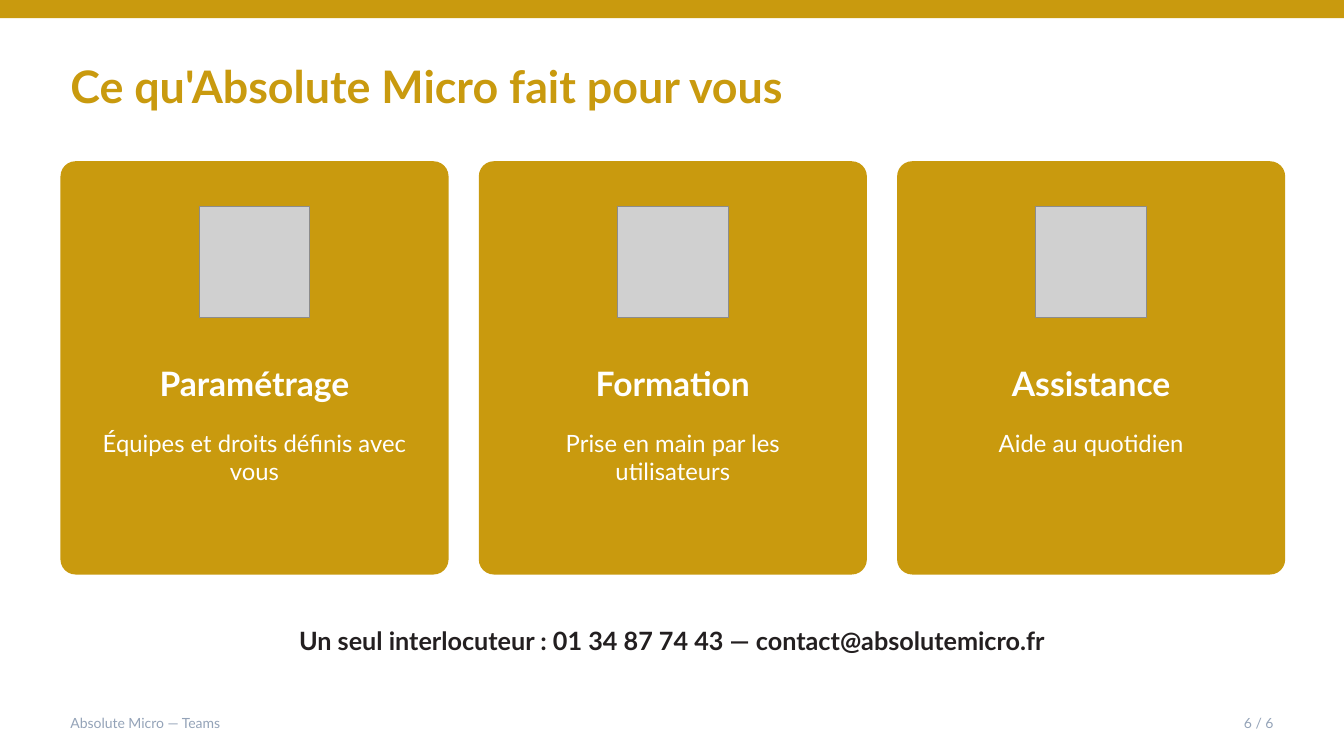
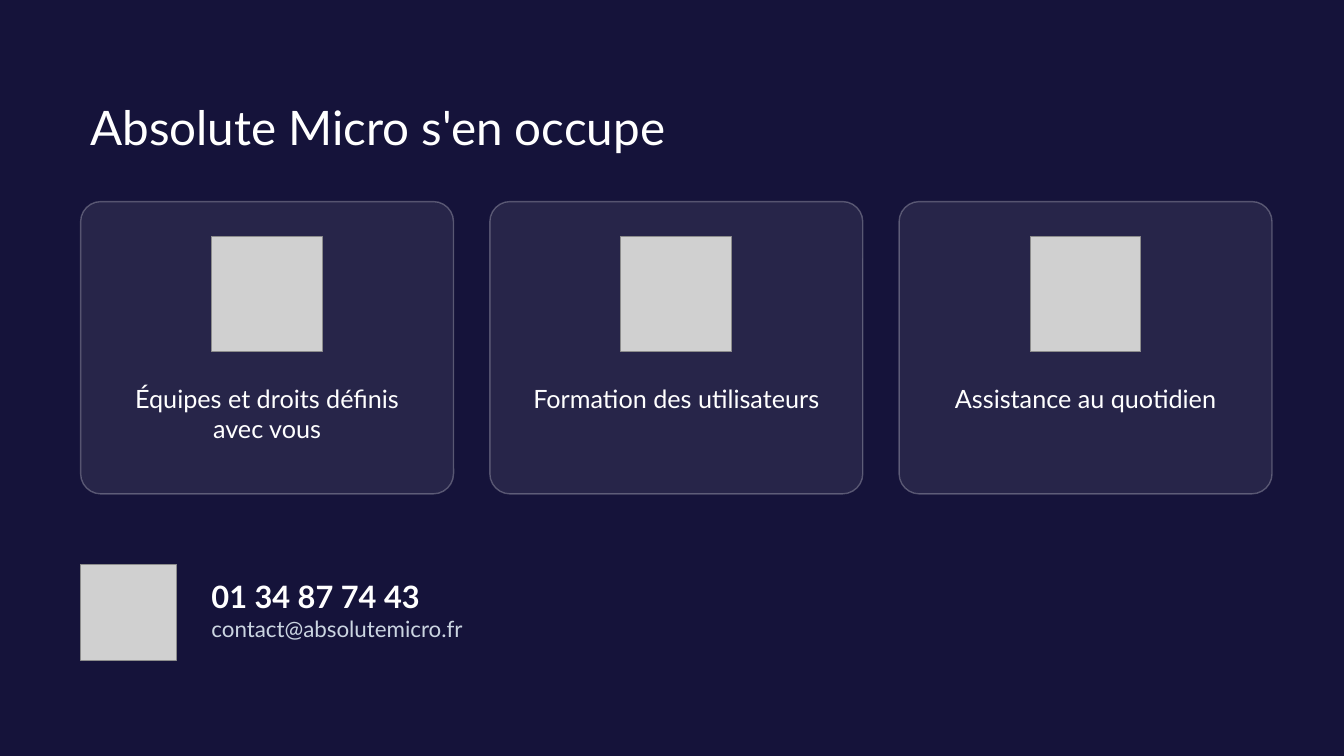
Before and after one commit to brunoflorin/absolute-devices, a slide deck: slide 7 of frontend/public/diaporamas/teams.pptx. Drawn at 1344x756 pixels with LibreOffice and Linux fonts; fonts in the diff are those of the drawing; grey boxes stand for pictures; background and template pictures are left out. Boxes give left, top, right and bottom in pixels: in the first picture for what was removed or moved away, otherwise in the second. Text is boxed around its words. In the diff, an @@ line names an element or a change of style, - is before the commit and + after.

```diff
--- a/frontend/public/diaporamas/teams.pptx
+++ b/frontend/public/diaporamas/teams.pptx
@@ background #FFFFFF to picture (left out) @@
@@ rectangle removed at [0, 0, 1344, 18] @@
@@ text at [91, 110, 665, 153]: text changed; size 32 to 34 pt; text colour #C99A0E to #FFFFFF; bold off @@
-Ce qu'Absolute Micro fait pour vous
+Absolute Micro s'en occupe
@@ rounded rectangle: place and size @@
-rounded rectangle at [60, 161, 449, 575]
+rounded rectangle at [81, 202, 454, 494]
@@ rounded rectangle: place and size @@
-rounded rectangle at [479, 161, 867, 575]
+rounded rectangle at [490, 202, 863, 494]
@@ fill #C99A0E to #FFFFFF at 8% opacity; outline none to #FFFFFF 1 pt; proportions changed in 3 elements at [81, 202, 454, 494], [490, 202, 863, 494], [899, 202, 1272, 494] @@
@@ rounded rectangle: place and size @@
-rounded rectangle at [897, 161, 1286, 575]
+rounded rectangle at [899, 202, 1272, 494]
@@ picture: place and size @@
-picture at [200, 207, 311, 318]
+picture at [212, 237, 323, 352]
@@ picture: place and size @@
-picture at [617, 207, 728, 318]
+picture at [621, 237, 732, 352]
@@ picture: place and size @@
-picture at [1036, 207, 1147, 318]
+picture at [1030, 237, 1141, 352]
@@ text "Équipes et droits définis avec ...": place and size @@
-text "Équipes et droits définis avec ..." at [103, 431, 406, 480]
+text "Équipes et droits définis avec ..." at [135, 386, 399, 438]
@@ text "Équipes et droits définis avec ..." at [135, 386, 399, 438]: size 17 to 18 pt @@
@@ text removed at [160, 371, 350, 402] @@
-Paramétrage
@@ text "Formation des utilisateurs" at [533, 389, 819, 408]: vertical alignment middle to top @@
@@ text at [533, 389, 819, 408]: text changed; size 24 to 18 pt; bold off @@
-Formation
+Formation des utilisateurs
@@ text at [955, 389, 1216, 412]: text changed; size 17 to 18 pt @@
-Aide au quotidien
+Assistance au quotidien
@@ text removed at [1012, 371, 1170, 397] @@
-Assistance
@@ text removed at [566, 434, 780, 480] @@
-Prise en main par les utilisateurs
@@ picture added at [81, 565, 176, 660] @@
@@ text at [211, 585, 462, 640]: text changed; size 18 to 16 pt; text colour #231F20 to #CBD5E1; bold off @@
-Un seul interlocuteur : 01 34 87 74 43 — contact@absolutemicro.fr
+01 34 87 74 43
+contact@absolutemicro.fr
@@ text removed at [70, 718, 220, 728] @@
-Absolute Micro — Teams
@@ text removed at [1244, 718, 1273, 728] @@
-6 / 6
```
Also in this commit, not shown: 2 other slides changed, 4 slides added, 4 slides removed, 21 other files.
